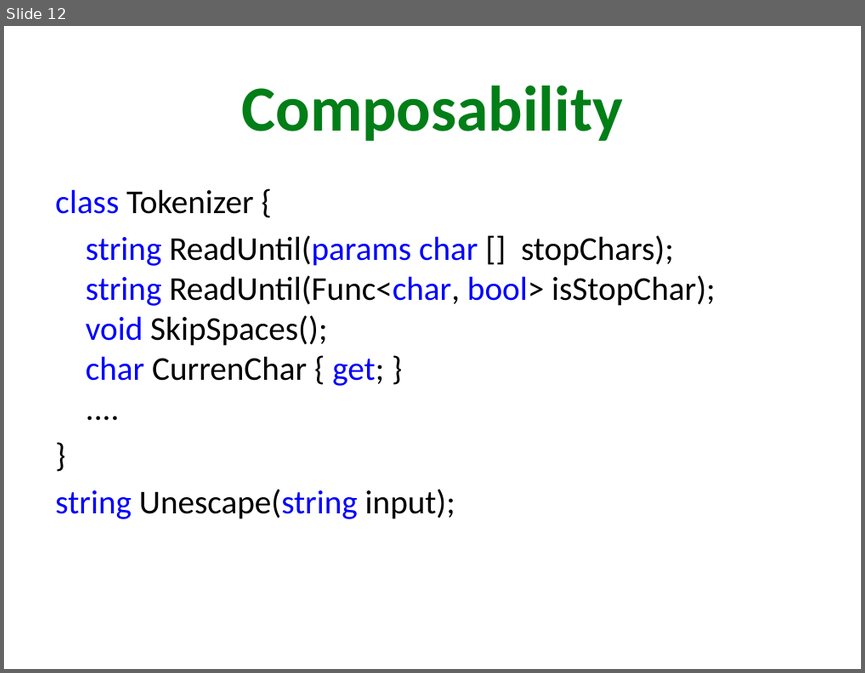
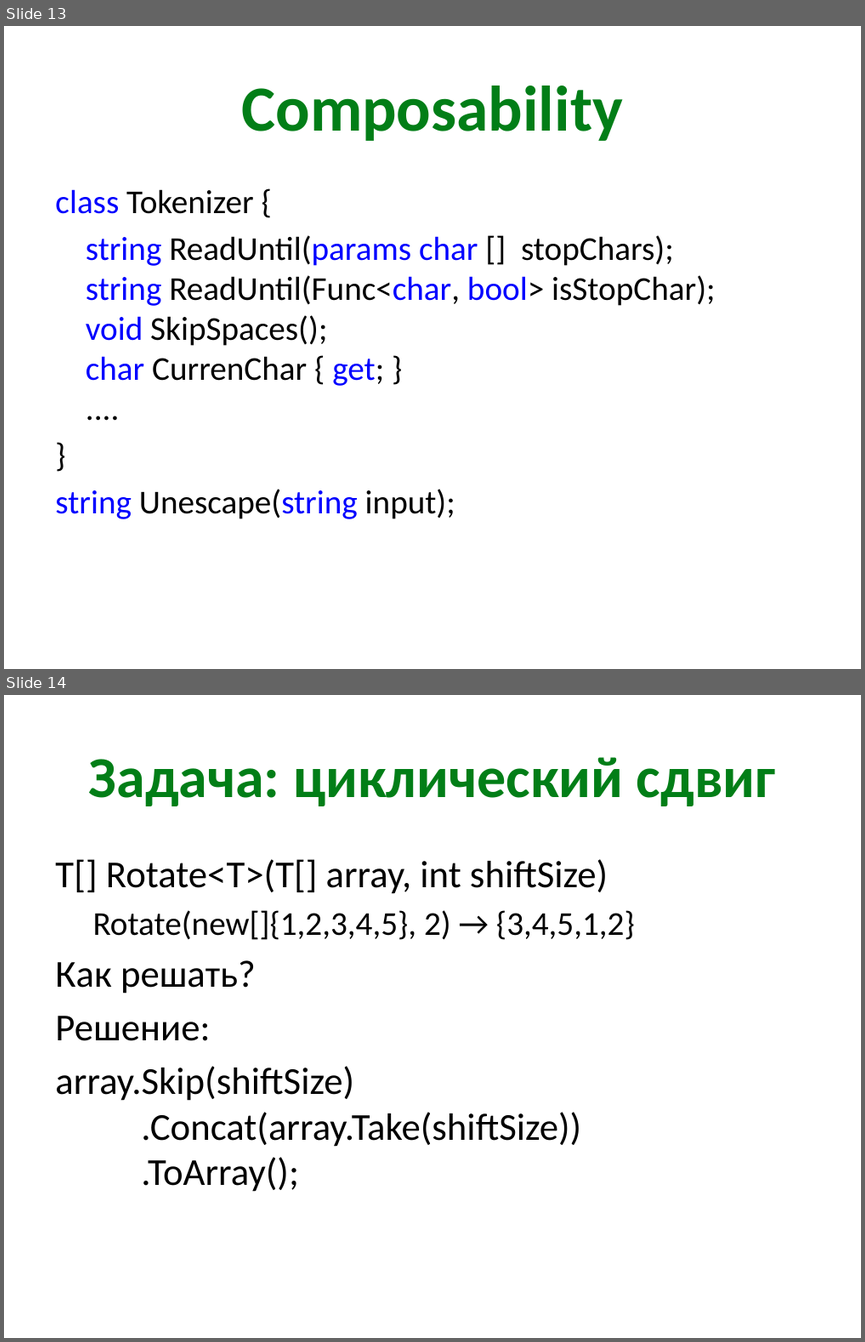
Before and after one commit to kontur-courses/clean-code, a slide deck: CleanCode.pptx. Shown one above the other, each under a label of ours: slide 12 before the commit, slides 13 and 14 after it. The pictures are 865x673 and 865x1342 pixels, drawn with LibreOffice and Linux fonts; fonts in the diff are those of the drawing. Boxes give left, top, right and bottom in pixels: in the first picture for what was removed or moved away, otherwise in the second. Text is boxed around its words. In the diff, an @@ line names an element or a change of style, - is before the commit and + after.

```diff
--- a/CleanCode.pptx
+++ b/CleanCode.pptx
@@ slide 14 added at <box>4,695,861,1338</box>, background #FFFFFF @@
@@ title added at <box>89,757,776,806</box>, 48.6 pt, text #027E17, bold @@
+Задача: циклический сдвиг
@@ text added at <box>55,859,635,1191</box>, 32 pt, text #000000 @@
+T[] Rotate<T>(T[] array, int shiftSize)
+  Rotate(new[]{1,2,3,4,5}, 2) → {3,4,5,1,2}
+Как решать?
+Решение:
+array.Skip(shiftSize)
+.Concat(array.Take(shiftSize))
+.ToArray();
@@ what was slide 12 is now slide 13 @@
```
Also in this commit, not shown: 4 slides changed, 4 other slides added.
